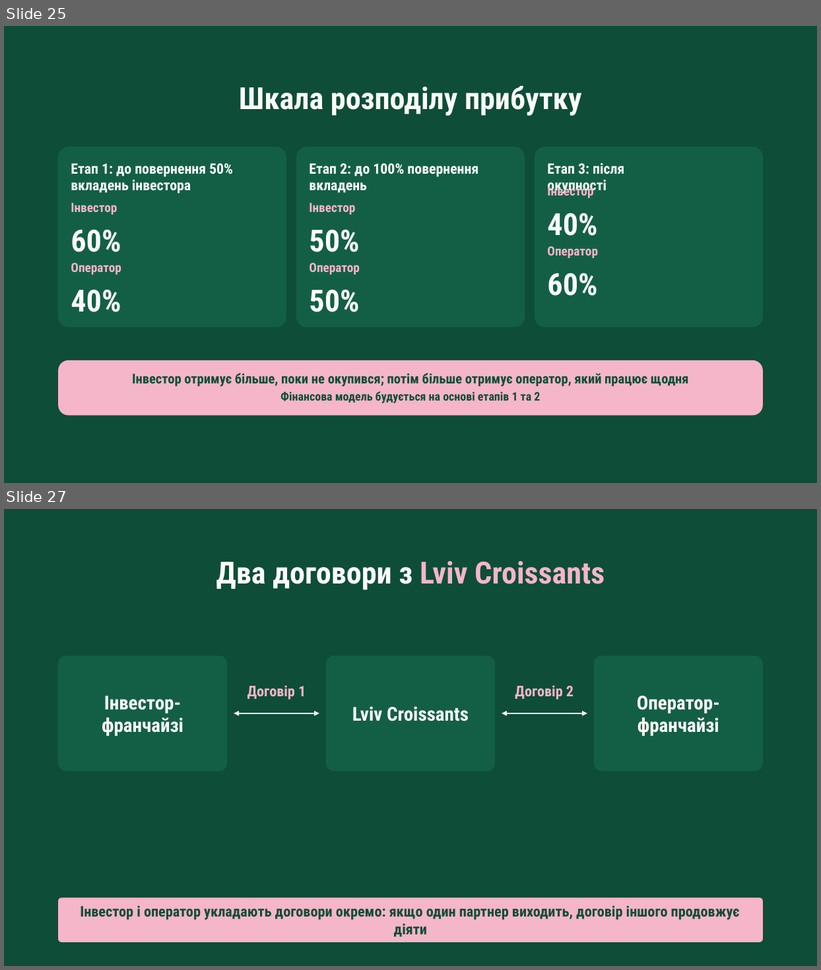
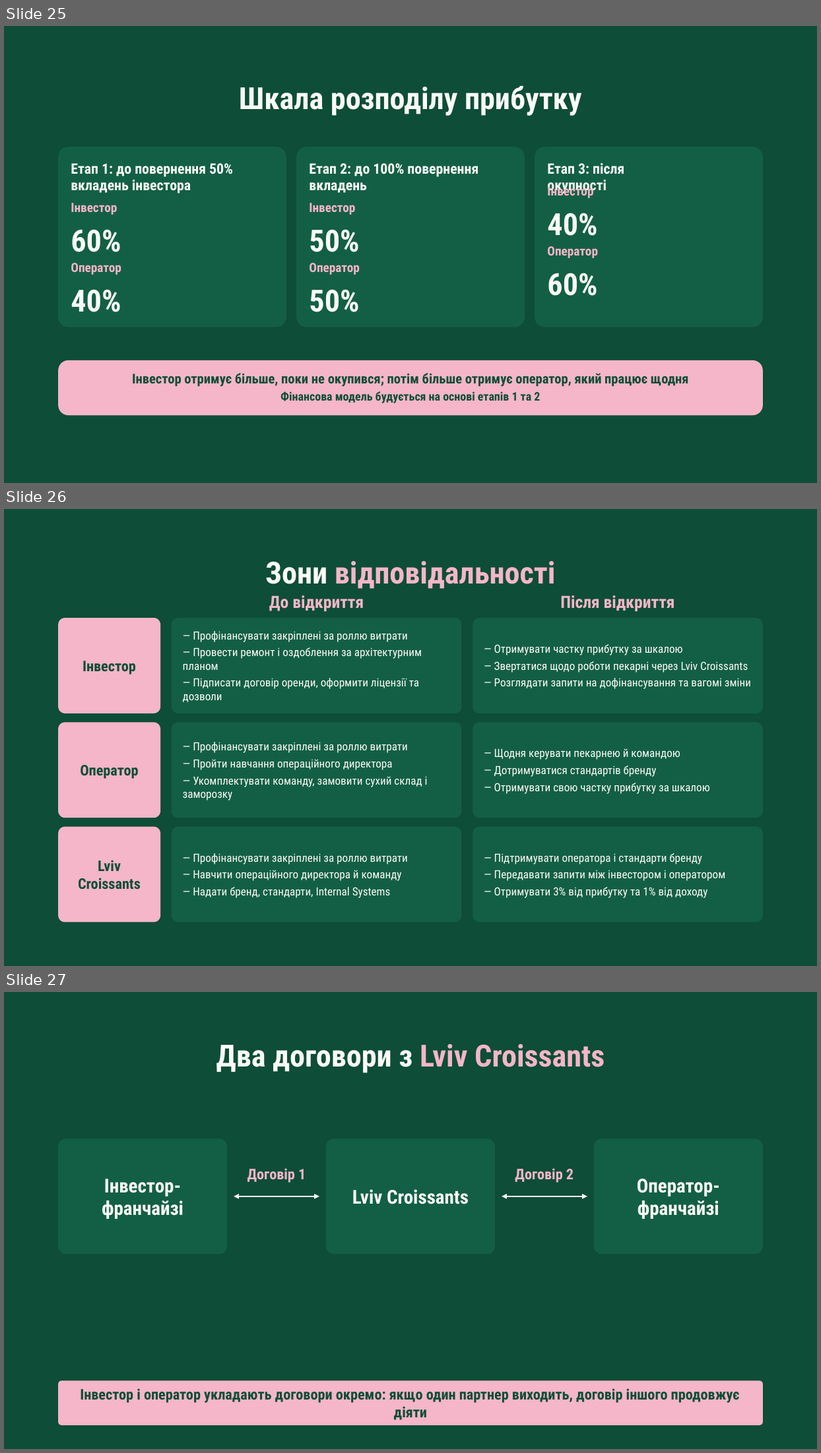
Before and after one commit to denfidiriv-cmyk/xcrypto, a slide deck: presentation_with_contract.pptx. Shown one above the other, each under a label of ours: slides 25 and 27 before the commit, slides 25, 26 and 27 after it; the slides between them are not shown. The pictures are 821x970 and 821x1453 pixels, drawn with LibreOffice and Linux fonts; fonts in the diff are those of the drawing. Boxes give left, top, right and bottom in pixels: in the first picture for what was removed or moved away, otherwise in the second. Text is boxed around its words. In the diff, an @@ line names an element or a change of style, - is before the commit and + after.

```diff
--- a/presentation_with_contract.pptx
+++ b/presentation_with_contract.pptx
@@ slide 26 added at <box>4,509,817,966</box>, background #0E4D38 @@
@@ text added at <box>265,561,555,589</box>, 54 pt, text #F4B6C8, bold @@
+Зони відповідальності
@@ text added at <box>269,595,364,612</box>, 30 pt, text #F4B6C8, bold @@
+До відкриття
@@ text added at <box>560,595,675,612</box>, 30 pt, text #F4B6C8, bold @@
+Після відкриття
@@ rounded rectangle added at <box>58,618,160,714</box>, fill #F4B6C8 @@
@@ rounded rectangle added at <box>172,618,462,714</box>, fill #135F45 @@
@@ rounded rectangle added at <box>473,618,763,714</box>, fill #135F45 @@
@@ text added at <box>183,631,422,702</box>, 20 pt, text #FBFBF8 @@
+— Профінансувати закріплені за роллю витрати
+— Провести ремонт і оздоблення за архітектурним планом
+— Підписати договір оренди, оформити ліцензії та дозволи
@@ text added at <box>494,644,751,689</box>, 20 pt, text #FBFBF8 @@
+— Отримувати частку прибутку за шкалою
+— Звертатися щодо роботи пекарні через Lviv Croissants
+— Розглядати запити на дофінансування та вагомі зміни
@@ text added at <box>83,661,136,675</box>, 26 pt, text #0E4D38, bold @@
+Інвестор
@@ rounded rectangle added at <box>58,722,160,818</box>, fill #F4B6C8 @@
@@ rounded rectangle added at <box>172,722,462,818</box>, fill #135F45 @@
@@ rounded rectangle added at <box>473,722,763,818</box>, fill #135F45 @@
@@ text added at <box>183,742,428,801</box>, 20 pt, text #FBFBF8 @@
+— Профінансувати закріплені за роллю витрати
+— Пройти навчання операційного директора
+— Укомплектувати команду, замовити сухий склад і заморозку
@@ text added at <box>80,765,138,779</box>, 26 pt, text #0E4D38, bold @@
+Оператор
@@ text added at <box>494,749,710,794</box>, 20 pt, text #FBFBF8 @@
+— Щодня керувати пекарнею й командою
+— Дотримуватися стандартів бренду
+— Отримувати свою частку прибутку за шкалою
@@ rounded rectangle added at <box>58,827,160,922</box>, fill #F4B6C8 @@
@@ rounded rectangle added at <box>172,827,462,922</box>, fill #135F45 @@
@@ rounded rectangle added at <box>473,827,763,922</box>, fill #135F45 @@
@@ text added at <box>78,860,141,890</box>, 26 pt, text #0E4D38, bold @@
+Lviv Croissants
@@ text added at <box>193,854,408,898</box>, 20 pt, text #FBFBF8 @@
+— Профінансувати закріплені за роллю витрати
+— Навчити операційного директора й команду
+— Надати бренд, стандарти, Internal Systems
@@ text added at <box>494,854,725,898</box>, 20 pt, text #FBFBF8 @@
+— Підтримувати оператора і стандарти бренду
+— Передавати запити між інвестором і оператором
+— Отримувати 3% від прибутку та 1% від доходу
```
Also in this commit, not shown: 1 slide removed.
